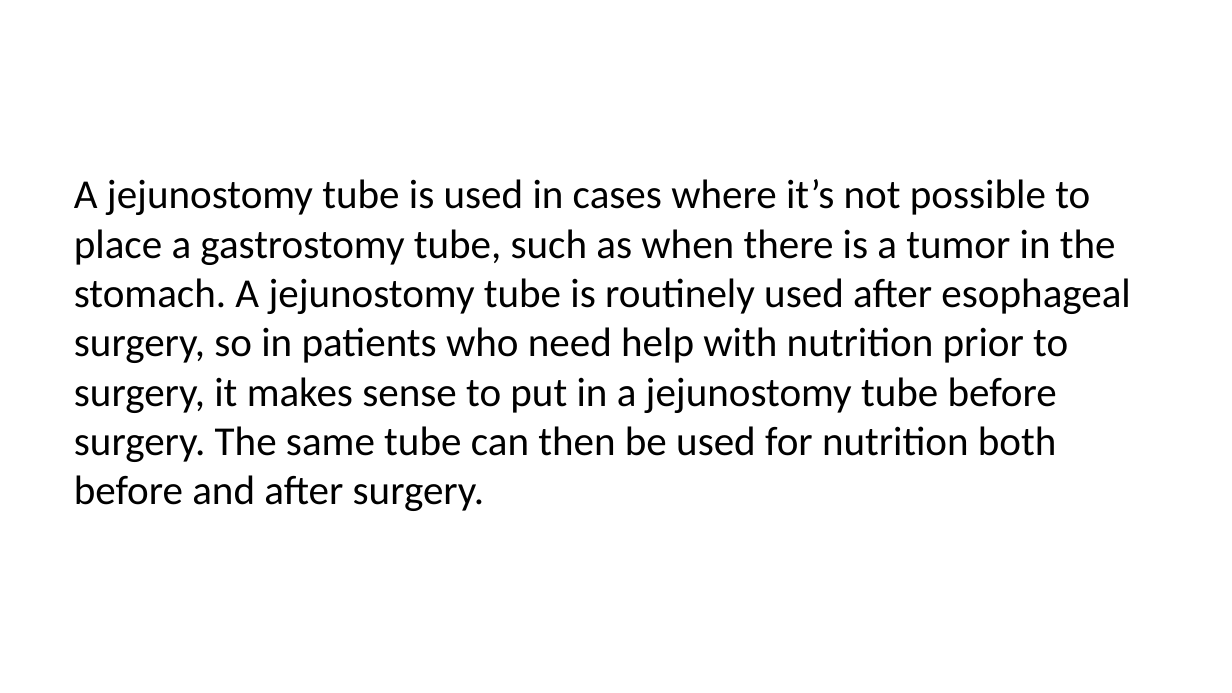
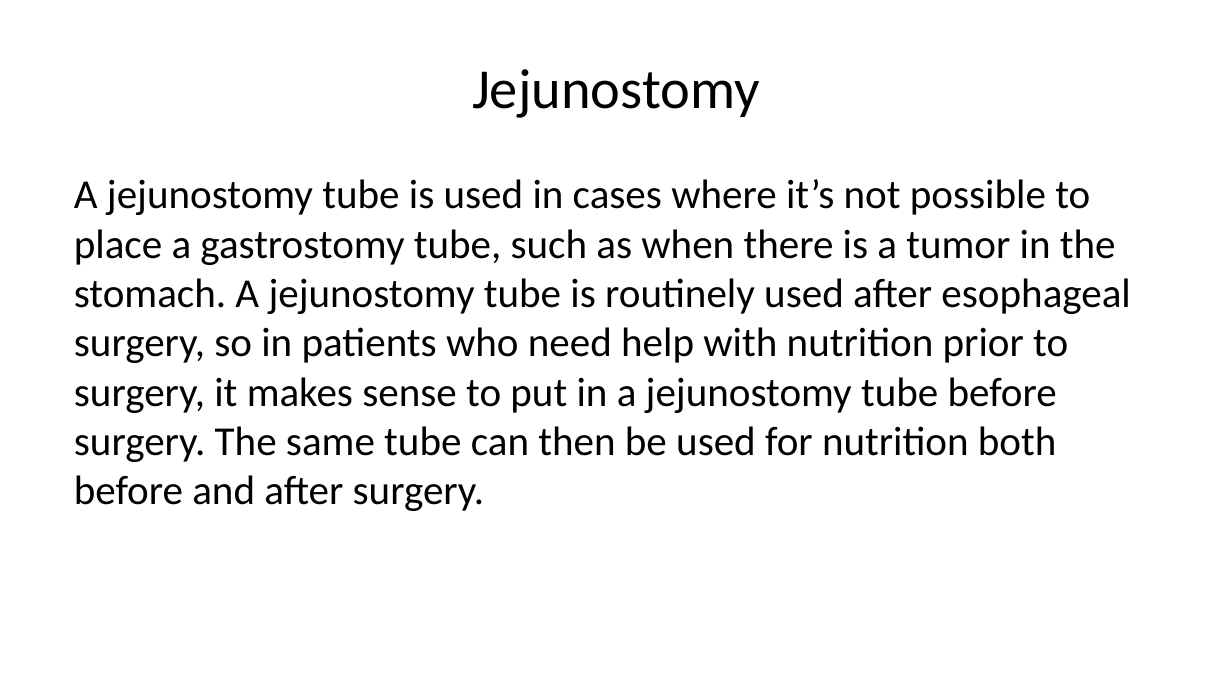
Before and after one commit to jcsalo/patient_education, a slide deck: slide 8 of lci_nutrition.pptx (slide 12 before the commit). Drawn at 1232x693 pixels with LibreOffice and Linux fonts; fonts in the diff are those of the drawing. Boxes give left, top, right and bottom in pixels: in the first picture for what was removed or moved away, otherwise in the second. Text is boxed around its words. In the diff, an @@ line names an element or a change of style, - is before the commit and + after.

```diff
--- a/lci_nutrition.pptx
+++ b/lci_nutrition.pptx
@@ title added at (472,69,760,118), 33 pt, text #000000 @@
+Jejunostomy
```
Also in this commit, not shown: 5 other slides changed, 1 slide added, 7 slides removed, 39 other files.
